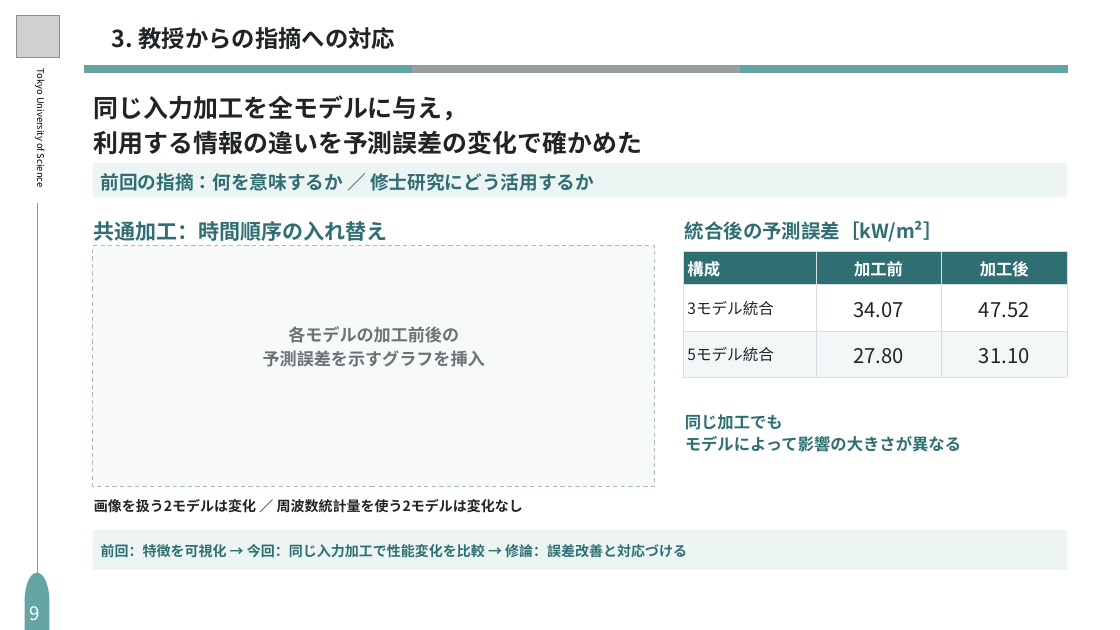
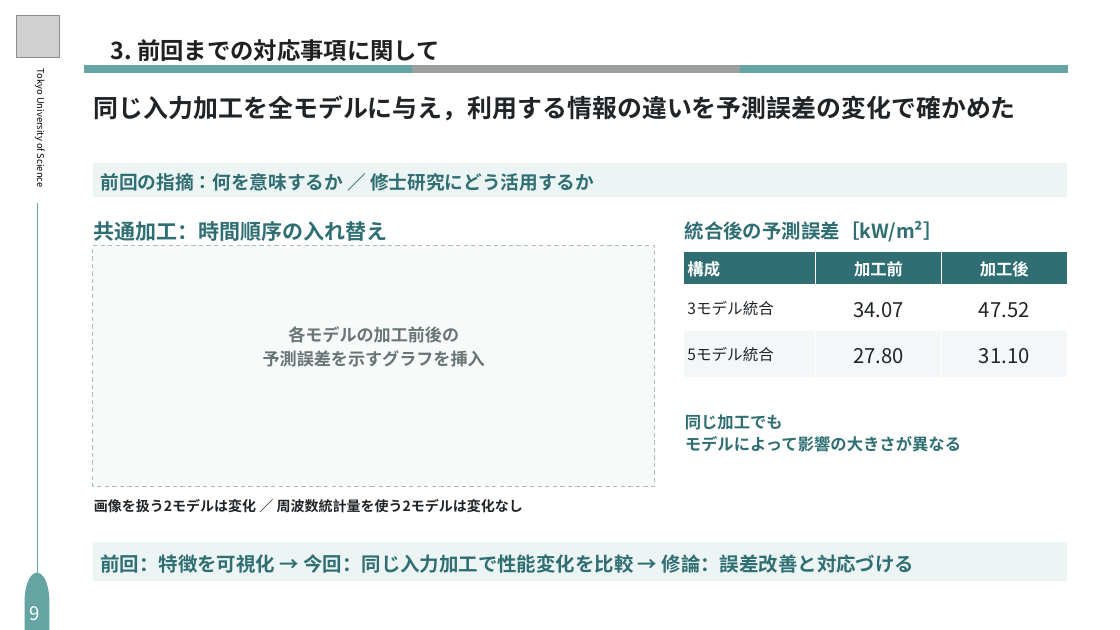
Before and after one commit to S-Riku-tus/university_research, a slide deck: slide 12 of 研究進捗報告/2026/1016（研究進捗報告）/研究進捗_1016_編集用_修正版.pptx (slide 9 before the commit). Drawn at 1120x630 pixels with LibreOffice and Linux fonts; fonts in the diff are those of the drawing; grey boxes stand for pictures. Boxes give left, top, right and bottom in pixels: in the first picture for what was removed or moved away, otherwise in the second. Text is boxed around its words. In the diff, an @@ line names an element or a change of style, - is before the commit and + after.

```diff
--- a/研究進捗報告/2026/1016（研究進捗報告）/研究進捗_1016_編集用_修正版.pptx
+++ b/研究進捗報告/2026/1016（研究進捗報告）/研究進捗_1016_編集用_修正版.pptx
@@ text removed at (x1=112, y1=27, x2=396, y2=49) @@
-3. 教授からの指摘への対応
@@ text added at (x1=111, y1=39, x2=440, y2=66), 30 pt, text #202020, bold @@
+3. 前回までの対応事項に関して
@@ text at (x1=94, y1=95, x2=1016, y2=120): text changed @@
-同じ入力加工を全モデルに与え，
-利用する情報の違いを予測誤差の変化で確かめた
+同じ入力加工を全モデルに与え，利用する情報の違いを予測誤差の変化で確かめた
@@ table at (x1=683, y1=251, x2=1066, y2=377) @@
@@ borders changed @@
@@ rectangle moved from (x1=92, y1=530, x2=1067, y2=570) to (x1=92, y1=542, x2=1067, y2=582) @@
@@ text "前回：特徴を可視化 → 今回：同じ入力加工で性能変化を比較 → 修論：誤差改善と対応づける" moved from (x1=101, y1=544, x2=687, y2=558) to (x1=101, y1=554, x2=914, y2=573) @@
@@ text "前回：特徴を可視化 → 今回：同じ入力加工で性能変化を比較 → 修論：誤差改善と対応づける" at (x1=101, y1=554, x2=914, y2=573): size 18 to 25 pt @@
```
Also in this commit, not shown: 9 other slides changed, 4 slides added.
